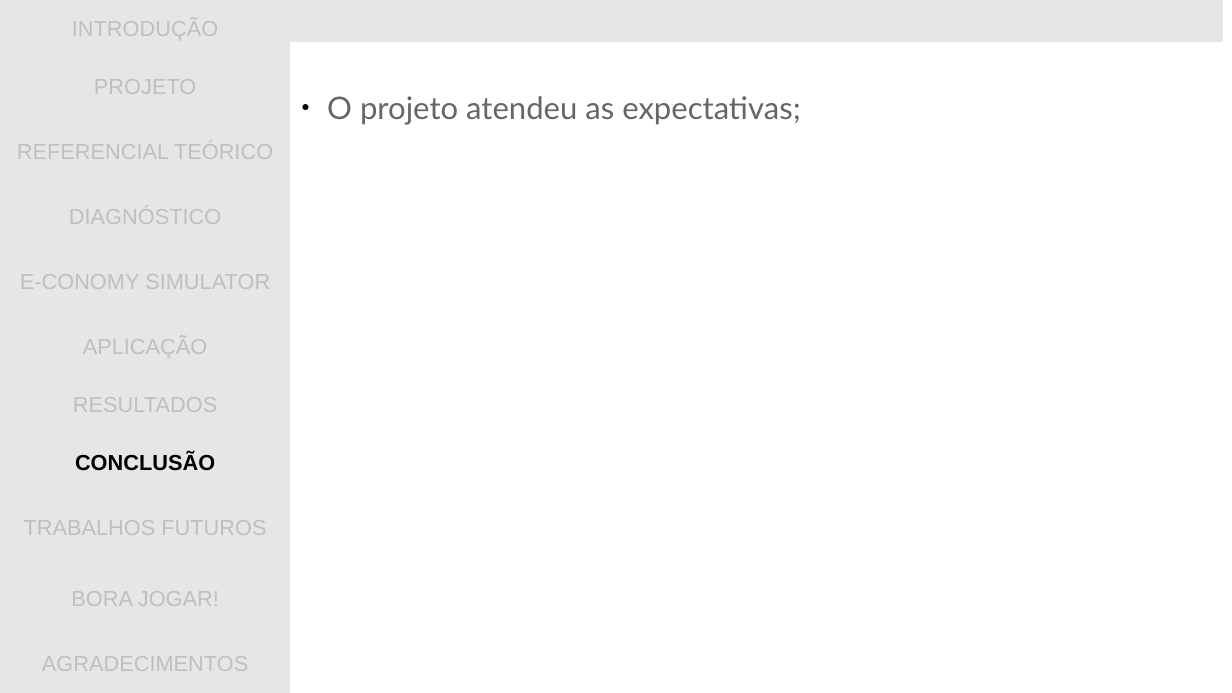
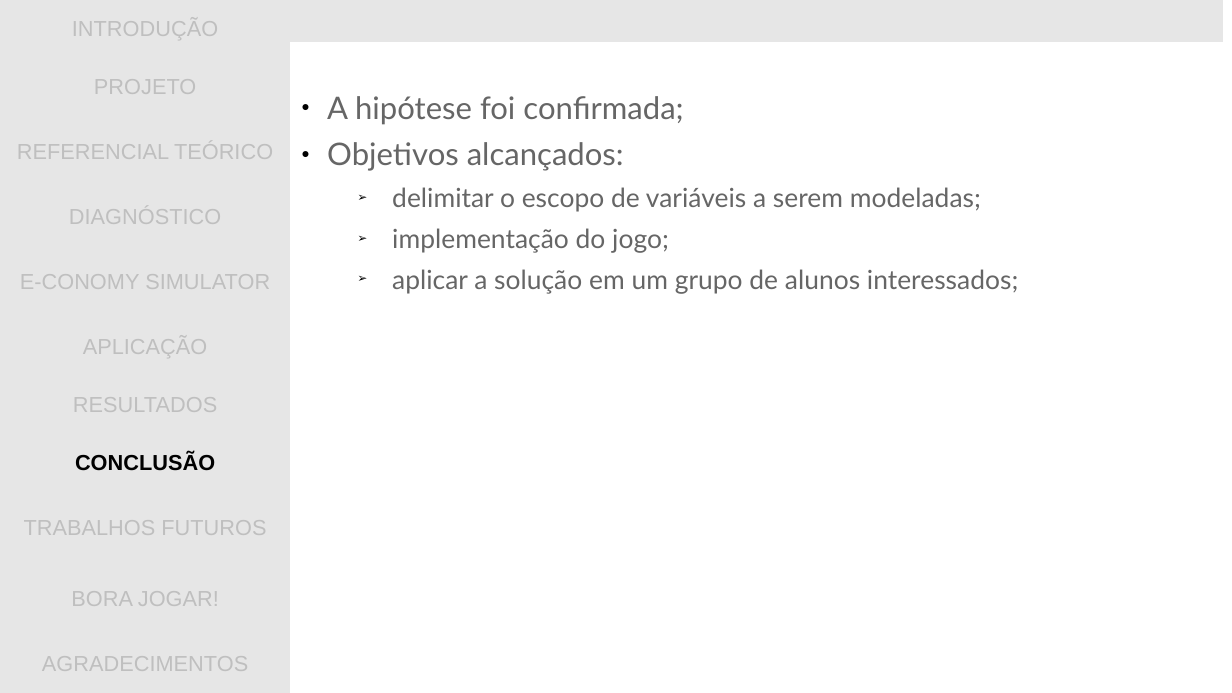
Before and after one commit to gwathsule/e-conomy-simulator, a slide deck: slide 36 of documentacao/apresentacao_tcc.ppt. Drawn at 1232x693 pixels with LibreOffice and Linux fonts; fonts in the diff are those of the drawing; background and template pictures are left out. Boxes give left, top, right and bottom in pixels: in the first picture for what was removed or moved away, otherwise in the second. Text is boxed around its words. In the diff, an @@ line names an element or a change of style, - is before the commit and + after.

Commit message:
slide de conclusao

```diff
--- a/documentacao/apresentacao_tcc.ppt
+++ b/documentacao/apresentacao_tcc.ppt
@@ text at [327,96,1018,294]: text changed; size 20 to 17 pt @@
-● O projeto atendeu as expectativas;
+● A hipótese foi confirmada;
+● Objetivos alcançados:
+  ➢ delimitar o escopo de variáveis a serem modeladas;
+  ➢ implementação do jogo;
+  ➢ aplicar a solução em um grupo de alunos interessados;
```
